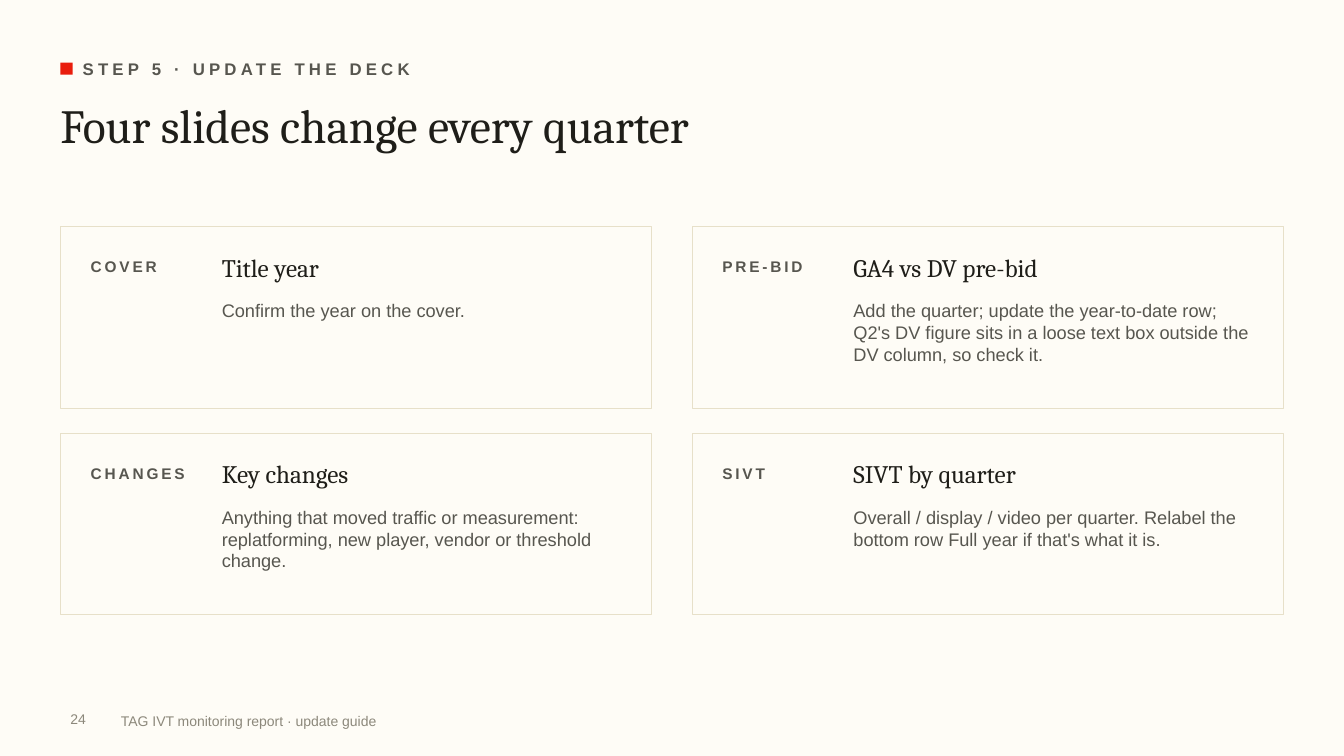
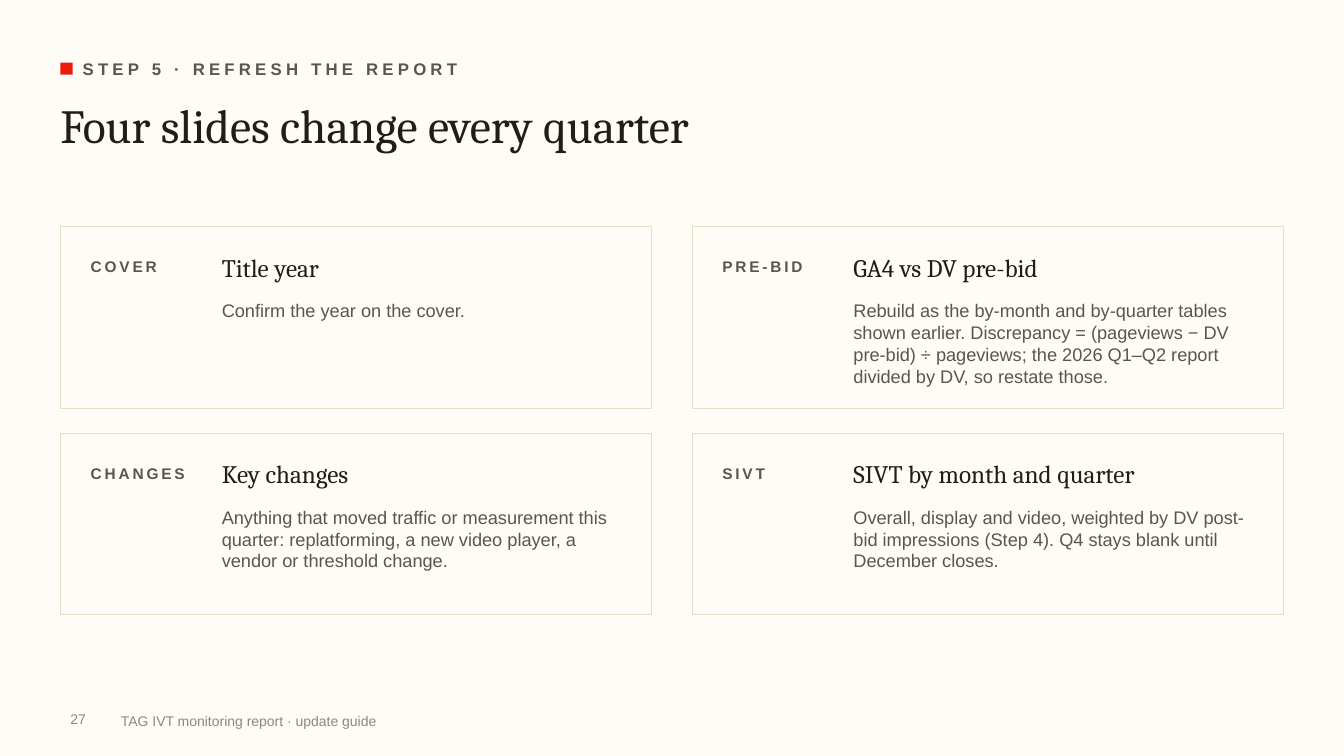
Before and after one commit to rogerhirano-nw/yield-dashboard, a slide deck: slide 27 of docs/TAG_IVT_Report_Update_Guide.pptx (slide 24 before the commit). Drawn at 1344x756 pixels with LibreOffice and Linux fonts; fonts in the diff are those of the drawing; background and template pictures are left out. Boxes give left, top, right and bottom in pixels: in the first picture for what was removed or moved away, otherwise in the second. Text is boxed around its words. In the diff, an @@ line names an element or a change of style, - is before the commit and + after.

```diff
--- a/docs/TAG_IVT_Report_Update_Guide.pptx
+++ b/docs/TAG_IVT_Report_Update_Guide.pptx
@@ text at (83,63,457,75): text changed @@
-STEP 5 · UPDATE THE DECK
+STEP 5 · REFRESH THE REPORT
@@ text at (853,304,1229,387): text changed @@
-Add the quarter; update the year-to-date row; Q2's DV figure sits in a loose text box outside the DV column, so check it.
+Rebuild as the by-month and by-quarter tables shown earlier. Discrepancy = (pageviews − DV pre-bid) ÷ pageviews; the 2026 Q1–Q2 report divided by DV, so restate those.
@@ text at (853,465,1134,489): text changed @@
-SIVT by quarter
+SIVT by month and quarter
@@ text at (222,511,607,571): text changed @@
-Anything that moved traffic or measurement: replatforming, new player, vendor or threshold change.
+Anything that moved traffic or measurement this quarter: replatforming, a new video player, a vendor or threshold change.
@@ text at (853,511,1244,567): text changed @@
-Overall / display / video per quarter. Relabel the bottom row Full year if that's what it is.
+Overall, display and video, weighted by DV post-bid impressions (Step 4). Q4 stays blank until December closes.
@@ page number at (70,714,86,724): text changed @@
-24
+27
```
Also in this commit, not shown: 18 other slides changed, 8 slides added, 2 other files.
